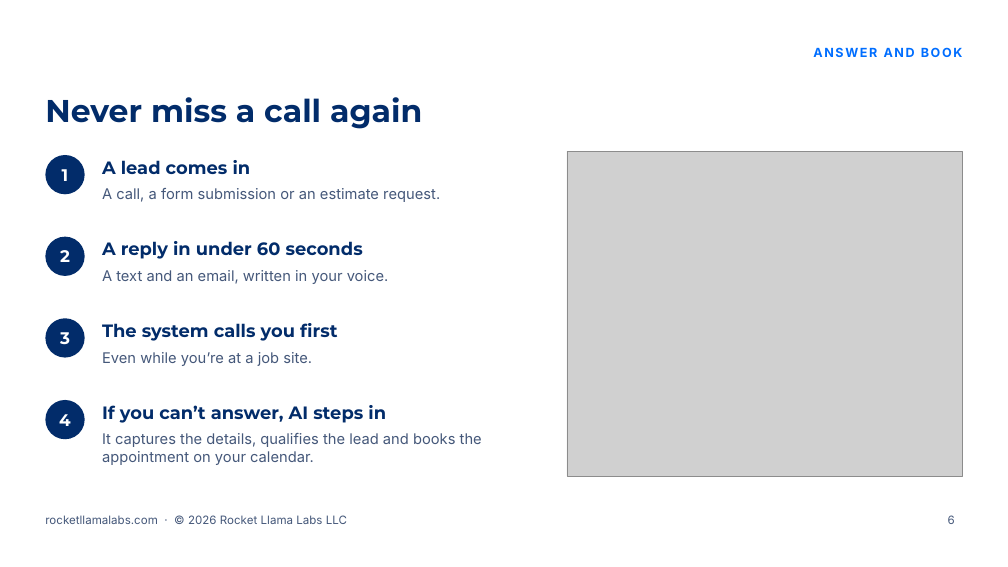
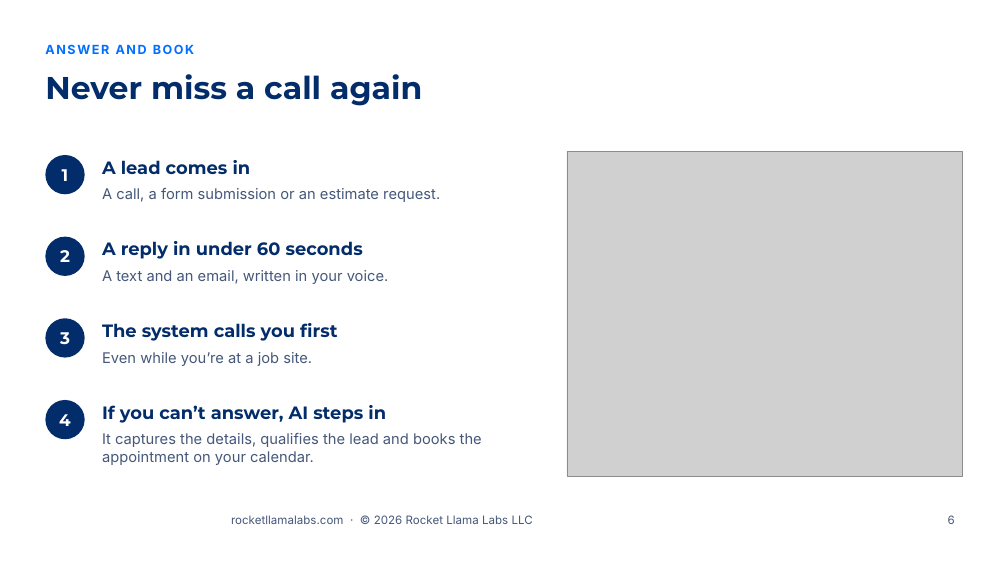
Before and after one commit to RocketLlamaLabs/rocketllama-website, a slide deck: slide 6 of public/slides/v1/rocket-llama-labs-sales-presentation-v1.pptx. Drawn at 1008x567 pixels with LibreOffice and Linux fonts; fonts in the diff are those of the drawing; grey boxes stand for pictures; background and template pictures are left out. Boxes give left, top, right and bottom in pixels: in the first picture for what was removed or moved away, otherwise in the second. Text is boxed around its words. In the diff, an @@ line names an element or a change of style, - is before the commit and + after.

```diff
--- a/public/slides/v1/rocket-llama-labs-sales-presentation-v1.pptx
+++ b/public/slides/v1/rocket-llama-labs-sales-presentation-v1.pptx
@@ text "ANSWER AND BOOK": place and size @@
-text "ANSWER AND BOOK" at (813,47,962,57)
+text "ANSWER AND BOOK" at (45,44,194,54)
@@ text "ANSWER AND BOOK" at (45,44,194,54): alignment right to left @@
@@ title "Never miss a call again": place and size @@
-title "Never miss a call again" at (45,97,422,129)
+title "Never miss a call again" at (45,74,422,106)
@@ text "rocketllamalabs.com · © 2026 Rocket ...": place and size @@
-text "rocketllamalabs.com · © 2026 Rocket ..." at (45,515,347,524)
+text "rocketllamalabs.com · © 2026 Rocket ..." at (231,515,533,524)
```
Also in this commit, not shown: 11 other slides changed, 12 other files.
